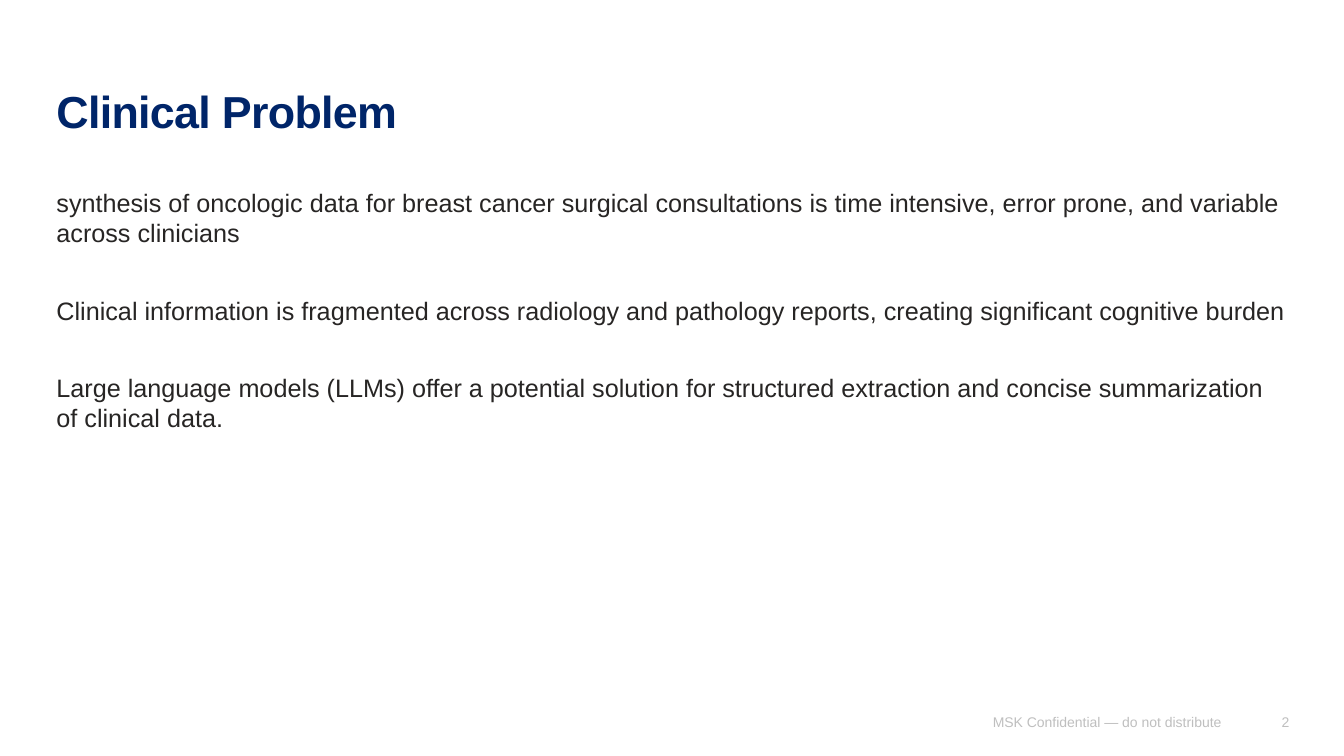
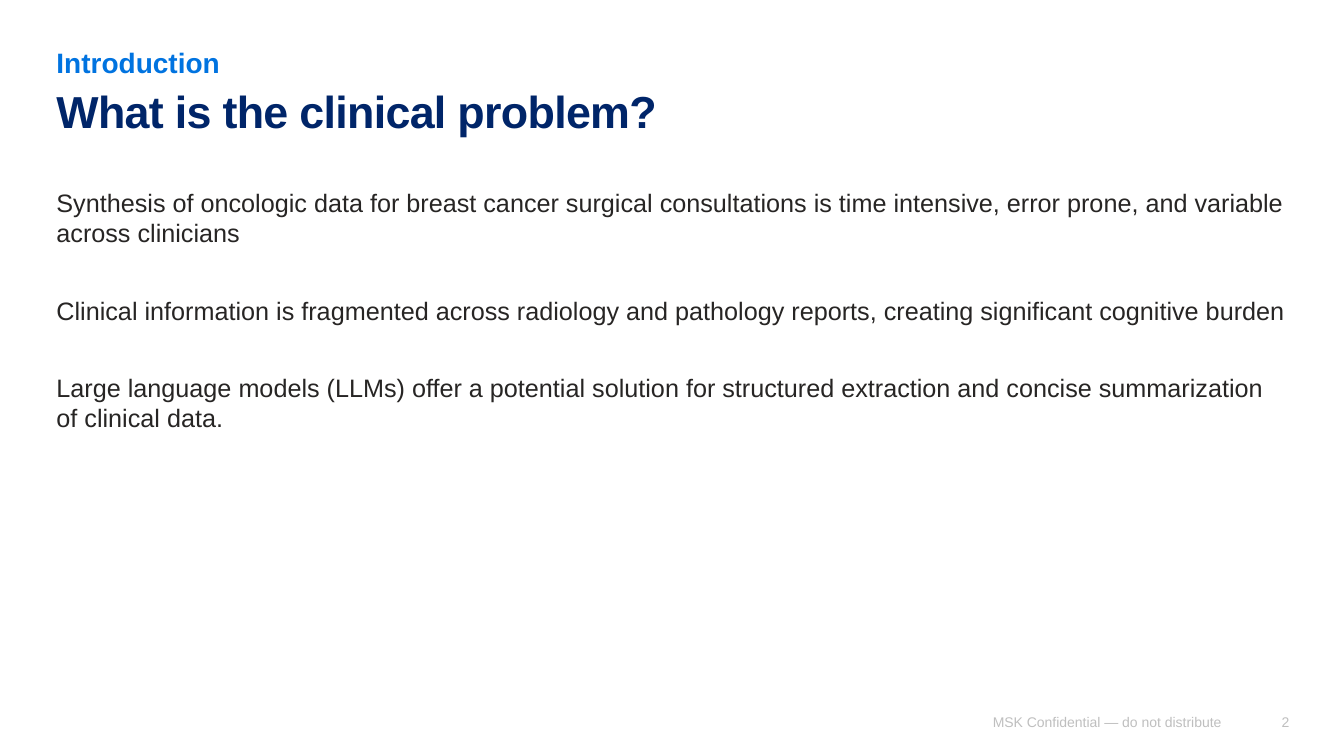
Before and after one commit to Robertjam954/llm_summarization_br_ca, a slide deck: slide 2 of conferences/cornell_spring_wip/llm_summary_validation_presentation.pptx. Drawn at 1344x756 pixels with LibreOffice and Linux fonts; fonts in the diff are those of the drawing. Boxes give left, top, right and bottom in pixels: in the first picture for what was removed or moved away, otherwise in the second. Text is boxed around its words. In the diff, an @@ line names an element or a change of style, - is before the commit and + after.

```diff
--- a/conferences/cornell_spring_wip/llm_summary_validation_presentation.pptx
+++ b/conferences/cornell_spring_wip/llm_summary_validation_presentation.pptx
@@ text added at (56, 52, 219, 74), 20 pt, text #0073E0, bold @@
+Introduction
@@ title at (56, 95, 656, 137): text changed @@
-Clinical Problem
+What is the clinical problem?
@@ text at (56, 193, 1283, 243): text changed @@
-synthesis of oncologic data for breast cancer surgical consultations is time intensive, error prone, and variable across clinicians
+Synthesis of oncologic data for breast cancer surgical consultations is time intensive, error prone, and variable across clinicians
```
Also in this commit, not shown: 5 other slides changed, 1 slide added, 1 slide removed, 24 other files.
